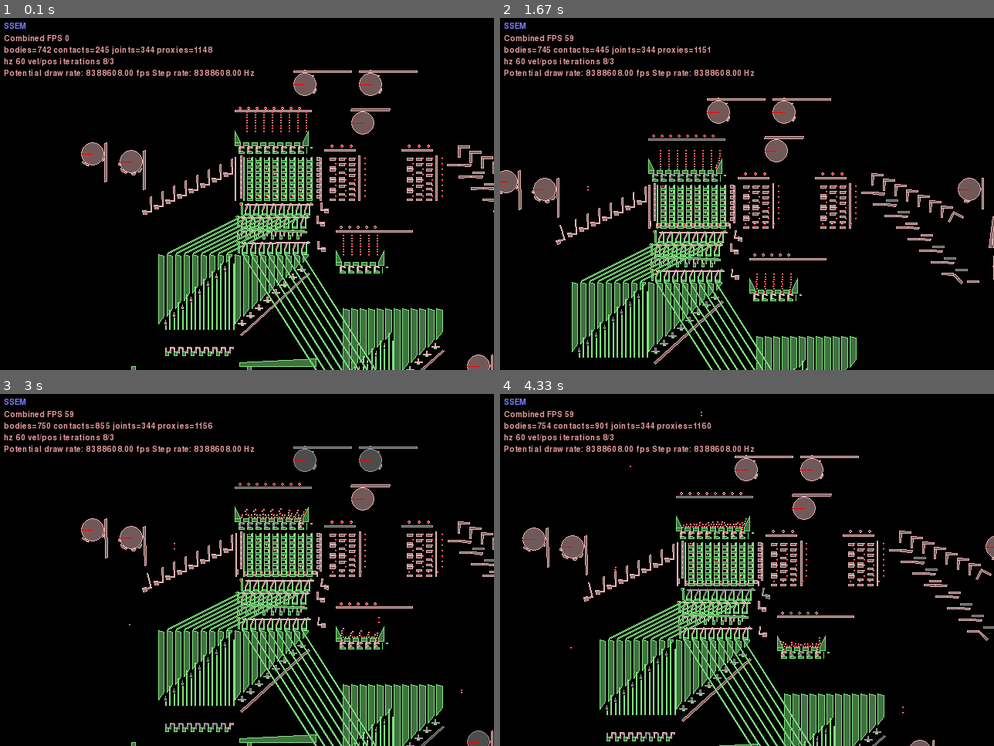
Above: before the commit, frames 1-4 (two rows, left to right).
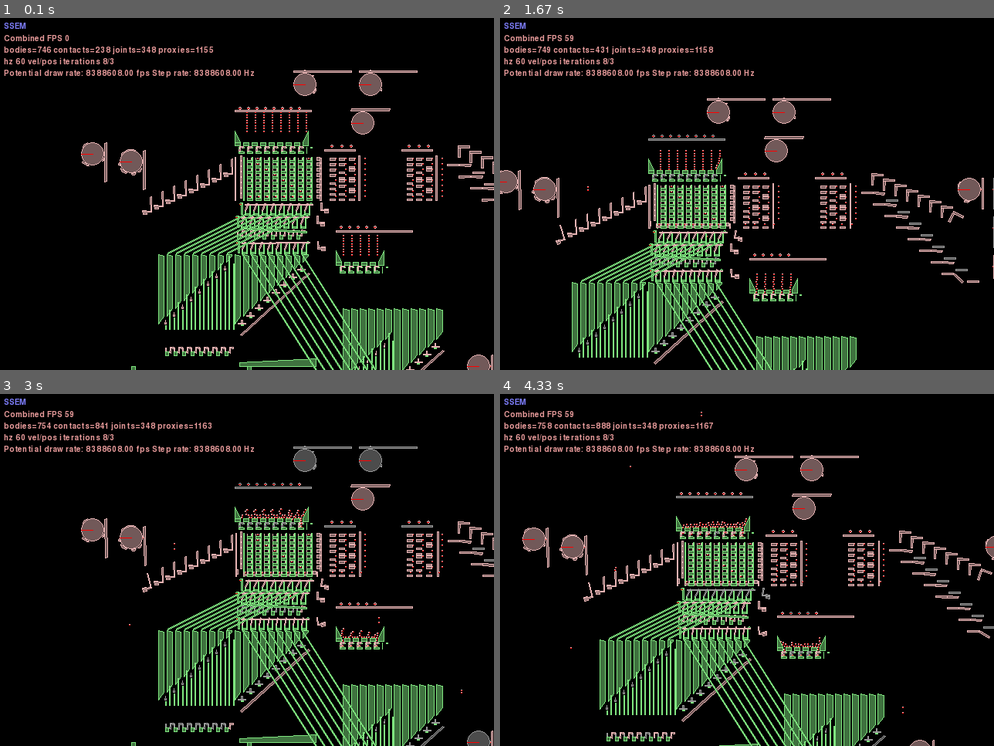
Above: after the commit, the same moments.

Repository: jmacarthur/box2d-ssem
Game: pygame game, started from main.py
Same seed, same stepped clock (60 frames per second), same inputs: the game is played once before the commit and once after it.
Inputs (mouse positions are in pixels of both pictures, inside the frame that each line leads up to):
- Up to frame 1 (0.1 s): no input
- Up to frame 2 (1.67 s): hold Right 0.33-0.8 s; move the mouse to (727, 201) at 0.37 s; hold Up 0.83-1.13 s; move the mouse to (747, 208) at 0.87 s; tap Space at 0.9, 1.23, 1.53 s; hold Right 1.17-1.63 s; move the mouse to (628, 186) at 1.2 s
- Up to frame 3 (3 s): hold Left 1.67-2.2 s; move the mouse to (296, 643) at 1.7 s; tap Space at 1.73, 2.03, 2.3, 2.63, 2.93 s; hold Down 2.23-2.53 s; move the mouse to (93, 647) at 2.27 s; hold Left 2.57-2.97 s; move the mouse to (429, 689) at 2.6 s
- Up to frame 4 (4.33 s): hold Up 3-3.37 s; move the mouse to (806, 594) at 3.03 s; tap Space at 3.07, 3.47, 3.77, 4.13 s; hold Right 3.4-4.03 s; move the mouse to (756, 436) at 3.43 s; hold Down from 4.07 s (still down); move the mouse to (628, 489) at 4.1 s

The runs differ from the first frame. In frame 1, 0.7% of the frame differs, in the area x 9-100%, y 7-96%; in frame 2, 0.8%; in frame 3, 0.8%; in frame 4, 1.1%, in the area x 4-100%, y 7-99%.

Commit message:
First LDN instruction works

Diff:
--- a/main.py
+++ b/main.py
@@ -46,7 +46,7 @@
                    0x10,
                    0x20,
                    0x40,
-                   LDN<<5 + 1]
+                   (LDN<<5)+1]
 
 bar_gate_raisers = False
 
@@ -155,7 +155,7 @@
 
         pusher_body = self.add_multifixture(pusher_parts)
         pusher_body.attachment_point = (xpos+8*pitch,ypos+10)
-        self.slide_joint(pusher_body, attachment_body, (1,0), -8,0)
+        self.slide_joint(pusher_body, attachment_body, (1,0), -8,0, friction=0)
         return pusher_body
 
     def toggle(self, xpos, ypos, attachment_body):
@@ -324,7 +324,7 @@
         for selector_no in range(0,selector_rods):
             row_selector_fixtures = []
             for row in range(0,8):
-                enabled = (row >> selector_no) & 1
+                enabled = (row >> (selector_rods-selector_no-1)) & 1
                 row_selector_fixtures.append(
                     fixtureDef(shape=makeBox(14+25*selector_no,follower_spacing*row+7*enabled,14,5), density=1.0,
                                filter=filter(groupIndex=1, categoryBits=0x0001, maskBits=0xFFFF))
@@ -598,9 +598,13 @@
         horizontal/vertical: Vertical means the output moves in a vertical direction, which means the follower is on top of the cam.
         reverse_direction puts the cam on the other side and only makes sense for horizontal cams.
         """
+        offset = 0
         if not horizontal:
-            for b in range(0,len(bumps)):
-                bumps[b] = (bumps[b][0] - 0.25, bumps[b][1])
+            offset = -0.25
+        if reverse_direction:
+            offset = 0.5
+        for b in range(0,len(bumps)):
+            bumps[b] = (bumps[b][0] + offset, bumps[b][1])
         radius = 30
         disc_fixture = fixtureDef(shape=circleShape(radius=radius, pos=(0,0)),density=1.0,filter=filters[0])
         bump_fixtures = []
@@ -673,6 +677,8 @@
             self.instruction_inputs.append(pusher_slider)
             self.slide_joint(attachment_body, pusher_slider, (1,0), -20,0)
             self.world.CreateDistanceJoint(bodyA=crank, bodyB=block, anchorA=((xpos+i*30+len2)*self.scale, (ypos-i*follower_spacing)*self.scale), anchorB=block.worldCenter, collideConnected=False)
+        self.instruction_inputs.reverse()
+        self.instruction_outputs.reverse()
 
     def set_initial_memory(self):
         for x in range(0,8):
@@ -707,7 +713,7 @@
         self.upper_regenerators = []
         self.diverter_set(-5,-25, groundBody, slope_x=-200) # Diverter 1. Splits to subtractor reader.
         discard_diverter_lever = self.diverter_set(-15,-59, groundBody, discard=True) # Diverter 2. Discards all output.
-        upper_regen_control = self.regenerator(-15,-87, groundBody, self.upper_regenerators) # Regenerator 1. For regenning anything read from memory.
+        upper_regen_control = self.regenerator(-14,-87, groundBody, self.upper_regenerators) # Regenerator 1. For regenning anything read from memory.
         diverter_3 = self.diverter_set(-13,-125, groundBody, slope_x=222, slope_y=350) # Diverter 3; splits to instruction reg/PC
 
         # PC injector
@@ -759,23 +765,23 @@
         self.distance_joint(follower_body, memory_selector_holdoff)
 
         # Cam 2: Memory returner (left side)
-        follower_body = self.add_cam(-400,120, groundBody, 100, horizontal=True, bumps=[(0.05, 0.04), (0.3,0.1)], axis_offset=-1)
+        follower_body = self.add_cam(-400,120, groundBody, 100, horizontal=True, bumps=[(0.05, 0.04), (0.3,0.1), (0.59,0.1)], axis_offset=-1)
         self.distance_joint(follower_body, self.memory_returning_gate)
 
         # Cam 4: Memory holdoff (right side)
-        follower_body = self.add_cam(-300,100, groundBody, 100, horizontal=True, bumps=[(0.08,0.06), (0.18,0.04), (0.31,0.1), (0.45,0.04)],axis_offset=-1)
+        follower_body = self.add_cam(-300,100, groundBody, 100, horizontal=True, bumps=[(0.08,0.06), (0.18,0.04), (0.31,0.1), (0.45,0.04), (0.60,0.2)],axis_offset=-1)
         self.distance_joint(follower_body, memory_follower_holdoff)
 
         # Cam 5: Regenerator 1
-        follower_body = self.add_cam(800, 100, groundBody, 80, horizontal=True, bumps=[(0.25,0.05)])
+        follower_body = self.add_cam(800, 100, groundBody, 80, horizontal=True, bumps=[(0.25,0.05), (0.55,0.05)])
         self.distance_joint(follower_body, upper_regen_control)
 
         # Cam 6: Split to instruction counter/reg
-        follower_body = self.add_cam(900,-100, groundBody, 60, horizontal=True, reverse_direction=True, axis_offset=3, bumps=[(0.18, 0.1)])
+        follower_body = self.add_cam(900,-100, groundBody, 60, horizontal=True, reverse_direction=True, axis_offset=1, bumps=[(0.18, 0.1)])
         self.distance_joint(follower_body, diverter_3)
 
         # Cam 7: Instruction selector holdoff
-        follower_body = self.add_cam(320, 300, groundBody, 150, bumps=[(0.1,0.02),(0.30,0.05)])
+        follower_body = self.add_cam(320, 300, groundBody, 150, bumps=[(0.30,0.02)])
         self.distance_joint(follower_body, instruction_selector_holdoff)
 
         # Cam 8: Sender eject.
@@ -790,14 +796,19 @@
 
         # Cam 9: Resets accumulator on LDN.
         follower_body = self.add_cam(900, 0, groundBody, 80, bumps=[(instruction_ready_point,0.02)], horizontal=True, reverse_direction=True, axis_offset=3)
-        self.distance_joint(follower_body, self.instruction_inputs[2])
+        self.distance_joint(follower_body, self.instruction_inputs[LDN])
         # Attach LDN instruction output to reset bar
-        self.distance_joint(accumulator_reset_lever, self.instruction_outputs[2])
+        self.distance_joint(accumulator_reset_lever, self.instruction_outputs[LDN])
 
         # Cam 10: Setup discard on STO. We also need another STO nudge to inject to memory.
-        follower_body = self.add_cam(900, 0, groundBody, 80, bumps=[(instruction_ready_point,0.2)], horizontal=True, reverse_direction=True, axis_offset=3)
+        follower_body = self.add_cam(900, 100, groundBody, 80, bumps=[(instruction_ready_point,0.2)], horizontal=True, reverse_direction=True, axis_offset=3)
         self.distance_joint(follower_body, self.instruction_inputs[STO])
         self.distance_joint(discard_diverter_lever, self.instruction_outputs[STO])
+
+        # Cam 11: Instruction follower holdoff
+        follower_body = self.add_cam(1000, 100, groundBody, 100, bumps=[(0.05,0.35)], horizontal=True, axis_offset=-1)
+        self.distance_joint(follower_body, instruction_follower_holdoff)
+
 
         # Notable timing points:
         # 0.31: Memory at PC has been read and regenerated
